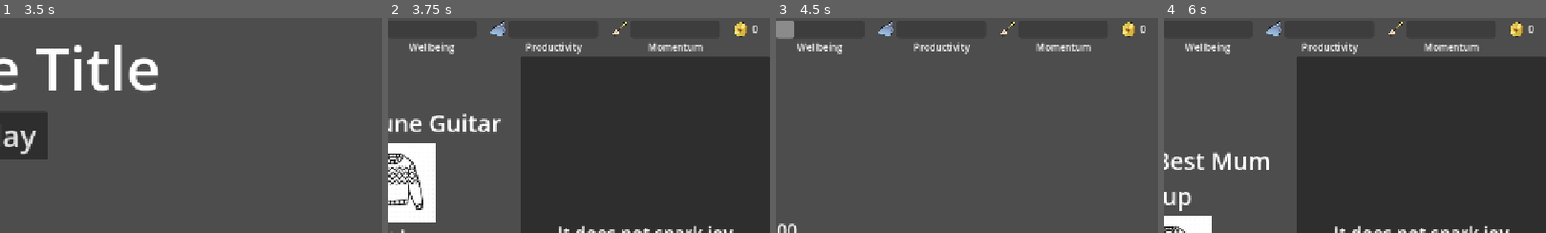
Above: before the commit, frames 1-4 (left to right).
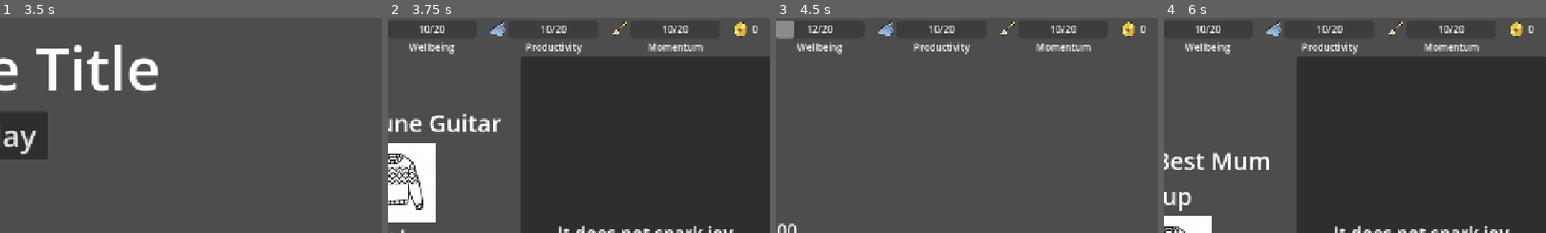
Above: after the commit, the same moments.

Repository: peabnuts123/2025-pb-and-jam
Game: Godot game, scene res://scenes/intro.tscn
Two runs of this game, one before a commit and one after it. Both use one fixed random seed, a clock stepped at 60 frames per second and the inputs below.
Inputs (mouse positions are % of the whole screen's width and height, from its top left):
- Up to frame 1 (3.5 s): tap Enter at 0.5, 2 s; hold Right (ui_right) 0.53-1.28 s; hold Space (shoot) 0.53-1.28 s; hold Down (ui_down) 1.28-2.03 s; tap Space (shoot) at 1.35, 2.85 s; hold Right (ui_right) 2.03-2.78 s; hold Space (shoot) 2.03-2.78 s; hold Up (ui_up) from 2.78 s (still down)
- Up to frame 2 (3.75 s): release Up (ui_up) at 3.5 s; click "Play" at 3.5 s
- Up to frame 3 (4.5 s): click (17, 54) at 4.25 s
- Up to frame 4 (6 s): click "Die (debug)" at 5 s; click "Play" at 5.75 s
The pictures show only the part of the screen within x 49-99%, y 1-51%; the shares and areas given below are measured in that part.

Frame 1 is identical in both runs. In frame 2, 0.5% of the frame differs, in the area x 8-79%, y 3-8%; in frame 3, 0.5%; in frame 4, 0.5%.

Commit message:
Display stat values in header

Diff:
--- a/scenes/gameplay/header.tscn
+++ b/scenes/gameplay/header.tscn
@@ -33,7 +33,19 @@
 size_flags_horizontal = 3
 size_flags_vertical = 1
 max_value = 1.0
+allow_greater = true
 show_percentage = false
+
+[node name="Value" type="Label" parent="Wellbeing/VBoxContainer/ProgressBar"]
+layout_mode = 1
+anchors_preset = 15
+anchor_right = 1.0
+anchor_bottom = 1.0
+grow_horizontal = 2
+grow_vertical = 2
+text = "0"
+horizontal_alignment = 1
+vertical_alignment = 1
 
 [node name="Label" type="Label" parent="Wellbeing/VBoxContainer"]
 layout_mode = 2
@@ -64,6 +76,17 @@
 max_value = 1.0
 show_percentage = false
 
+[node name="Value" type="Label" parent="Productivity/VBoxContainer/ProgressBar"]
+layout_mode = 1
+anchors_preset = 15
+anchor_right = 1.0
+anchor_bottom = 1.0
+grow_horizontal = 2
+grow_vertical = 2
+text = "0"
+horizontal_alignment = 1
+vertical_alignment = 1
+
 [node name="Label" type="Label" parent="Productivity/VBoxContainer"]
 layout_mode = 2
 text = "Productivity"
@@ -93,6 +116,17 @@
 max_value = 1.0
 show_percentage = false
 
+[node name="Value" type="Label" parent="Momentum/VBoxContainer/ProgressBar"]
+layout_mode = 1
+anchors_preset = 15
+anchor_right = 1.0
+anchor_bottom = 1.0
+grow_horizontal = 2
+grow_vertical = 2
+text = "0"
+horizontal_alignment = 1
+vertical_alignment = 1
+
 [node name="Label" type="Label" parent="Momentum/VBoxContainer"]
 layout_mode = 2
 text = "Momentum"
--- a/scripts/gameplay/header.gd
+++ b/scripts/gameplay/header.gd
@@ -4,6 +4,9 @@
 @onready var stat_productivity_progressbar = $Productivity/VBoxContainer/ProgressBar
 @onready var stat_momentum_progressbar = $Momentum/VBoxContainer/ProgressBar
 @onready var coin_label = $Coin/Label
+@onready var stat_wellbeing_progressbar_value = $Wellbeing/VBoxContainer/ProgressBar/Value
+@onready var stat_productivity_progressbar_value = $Productivity/VBoxContainer/ProgressBar/Value
+@onready var stat_momentum_progressbar_value = $Momentum/VBoxContainer/ProgressBar/Value
 
 func _ready():
 	_update_ui()
@@ -12,7 +15,22 @@
 	SaveData.stat_current_momentum_changed.connect(_update_ui)
 
 func _update_ui():
-	stat_wellbeing_progressbar.value = inverse_lerp(Content.stats_initial_value, Content.stats_max_value, float(SaveData.stat_current_wellbeing))
-	stat_productivity_progressbar.value = inverse_lerp(Content.stats_initial_value, Content.stats_max_value, SaveData.stat_current_productivity)
-	stat_momentum_progressbar.value = inverse_lerp(Content.stats_initial_value, Content.stats_max_value, SaveData.stat_current_momentum)
+	stat_wellbeing_progressbar.value = SaveData.stat_current_wellbeing_percentage
+	stat_productivity_progressbar.value = SaveData.stat_current_productivity_percentage
+	stat_momentum_progressbar.value = SaveData.stat_current_momentum_percentage
 	coin_label.text = str(SaveData.coin)
+
+	if SaveData.stat_current_wellbeing_percentage > 1:
+		stat_wellbeing_progressbar_value.text = "JUICED! %d/%d" % [SaveData.stat_current_wellbeing, Content.stats_max_value]
+	else:
+		stat_wellbeing_progressbar_value.text = "%d/%d" % [SaveData.stat_current_wellbeing, Content.stats_max_value]
+
+	if SaveData.stat_current_productivity_percentage > 1:
+		stat_productivity_progressbar_value.text = "JUICED! %d/%d" % [SaveData.stat_current_productivity, Content.stats_max_value]
+	else:
+		stat_productivity_progressbar_value.text = "%d/%d" % [SaveData.stat_current_productivity, Content.stats_max_value]
+
+	if SaveData.stat_current_momentum_percentage > 1:
+		stat_momentum_progressbar_value.text = "JUICED! %d/%d" % [SaveData.stat_current_momentum, Content.stats_max_value]
+	else:
+		stat_momentum_progressbar_value.text = "%d/%d" % [SaveData.stat_current_momentum, Content.stats_max_value]
